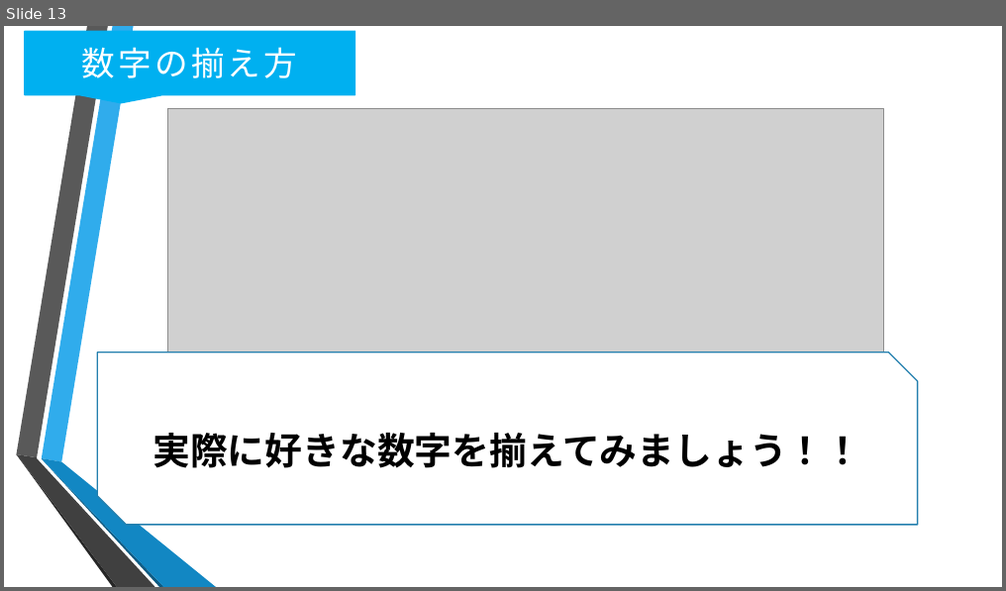
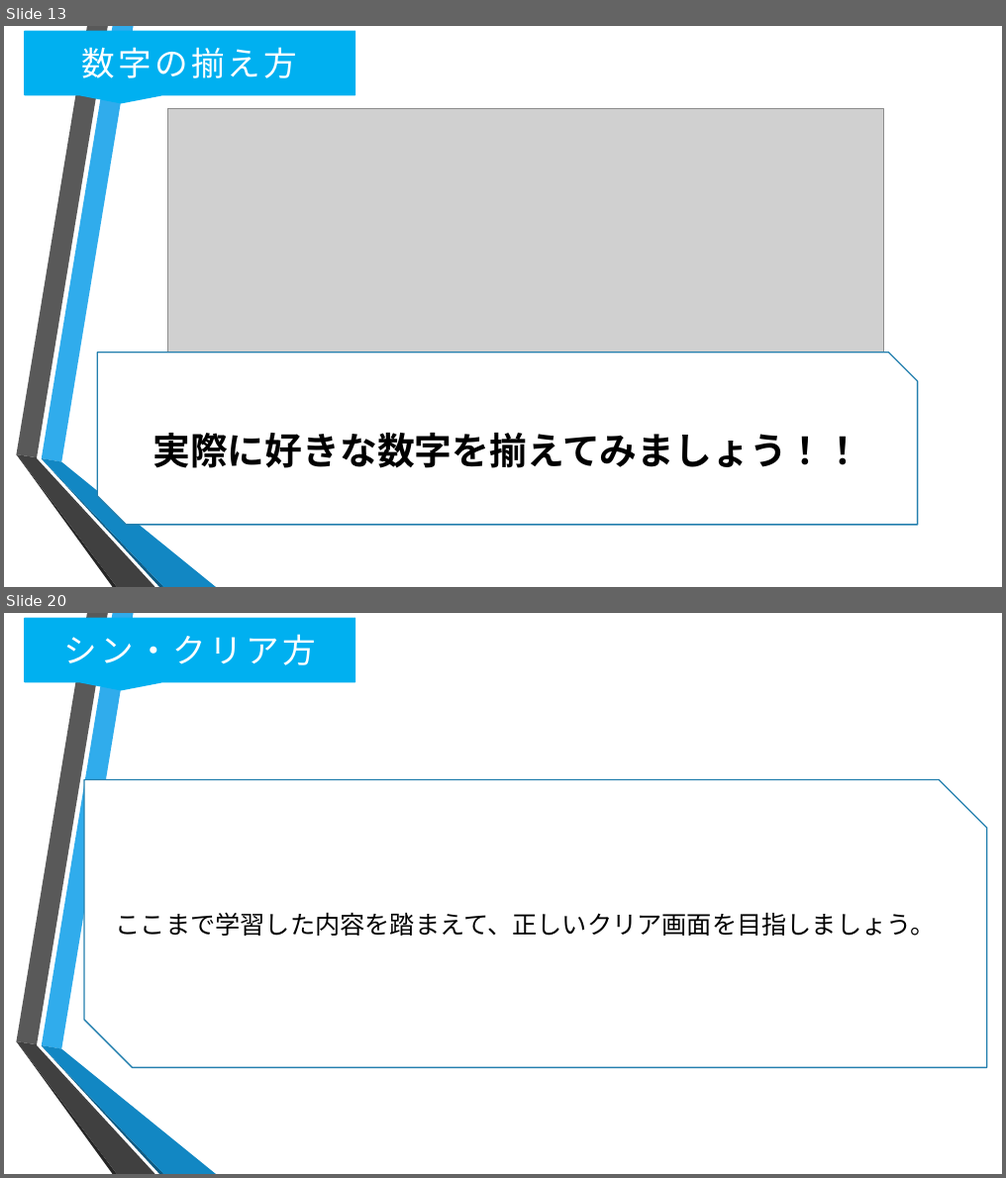
Before and after one commit to oono22/-, a slide deck: S-Learning Docment/S-Learn/狩り借り仮.pptx. Shown one above the other, each under a label of ours: slide 13 before the commit, slides 13 and 20 after it; the slides between them are not shown. The pictures are 1006x591 and 1006x1178 pixels, drawn with LibreOffice and Linux fonts; fonts in the diff are those of the drawing; grey boxes stand for pictures; background and template pictures are left out. Boxes give left, top, right and bottom in pixels: in the first picture for what was removed or moved away, otherwise in the second. Text is boxed around its words. In the diff, an @@ line names an element or a change of style, - is before the commit and + after.

```diff
--- a/S-Learning Docment/S-Learn/狩り借り仮.pptx
+++ b/S-Learning Docment/S-Learn/狩り借り仮.pptx
@@ slide 20 added at (4,613,1002,1174), background picture (left out); not listed: 6 template elements that a slide beside it also shows @@
@@ speech box added at (25,618,355,682), fill #00B0F0, outline #00B0F0 1.25 pt, 32 pt, text #FFFFFF @@
+シン・クリア方
@@ snip diag rect added at (84,780,987,1068), fill #FFFFFF, outline #247FAF 1.25 pt, 24 pt, text #000000 @@
+ここまで学習した内容を踏まえて、正しいクリア画面を目指しましょう。
```
Also in this commit, not shown: 8 slides changed, 5 other slides added.
